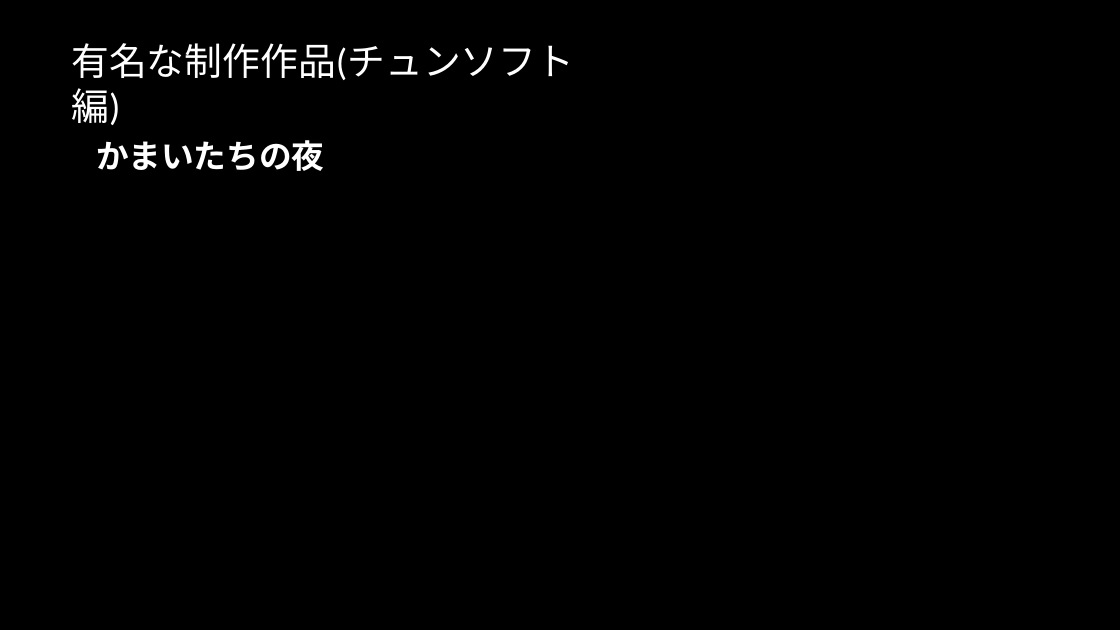
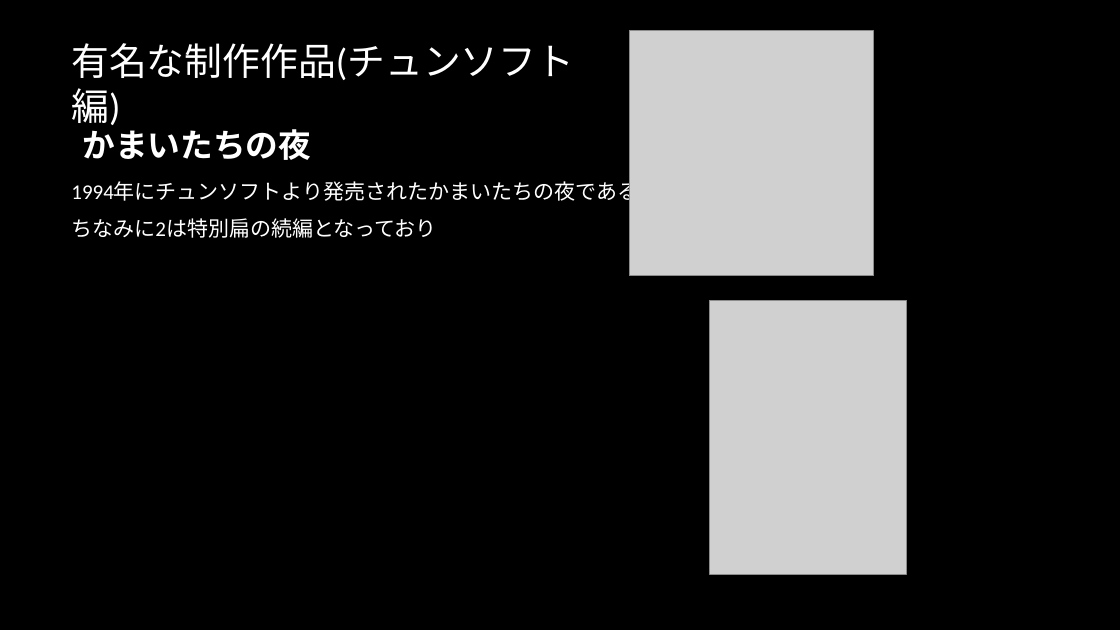
Before and after one commit to oreda1/gameproject, a slide deck: slide 4 of ゲーム会社プレゼン.pptx. Drawn at 1120x630 pixels with LibreOffice and Linux fonts; fonts in the diff are those of the drawing; grey boxes stand for pictures; background and template pictures are left out. Boxes give left, top, right and bottom in pixels: in the first picture for what was removed or moved away, otherwise in the second. Text is boxed around its words. In the diff, an @@ line names an element or a change of style, - is before the commit and + after.

```diff
--- a/ゲーム会社プレゼン.pptx
+++ b/ゲーム会社プレゼン.pptx
@@ picture added at (x1=629, y1=31, x2=874, y2=276) @@
@@ text "かまいたちの夜" rewrapped from (x1=96, y1=140, x2=324, y2=171) to (x1=83, y1=124, x2=311, y2=160) @@
@@ text added at (x1=71, y1=182, x2=638, y2=238), 18 pt, text #FFFFFF @@
+1994年にチュンソフトより発売されたかまいたちの夜である
+ちなみに2は特別扁の続編となっており
@@ picture added at (x1=710, y1=301, x2=907, y2=575) @@
```
Also in this commit, not shown: 1 other slide changed.
